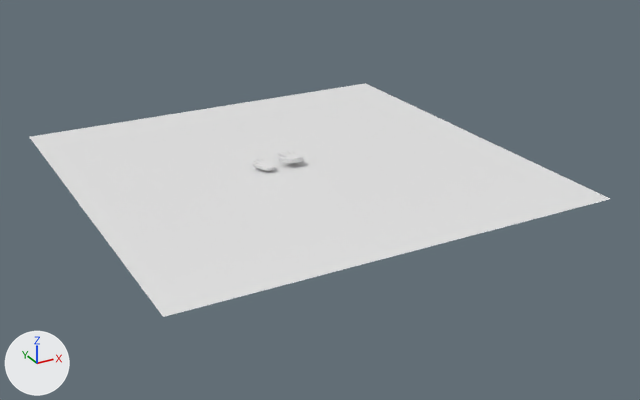
What one commit did to the Blender file hand.blend.
The view is the same before and after, from a 50 mm camera at (-50.9, -99.7, 43.1) aimed at (2.2, -3.0, -5.2). Every picture has the same lights, and +X, +Y and +Z are marked at lower left.

The first picture shows '平面', '平面.001', '平面.002'.
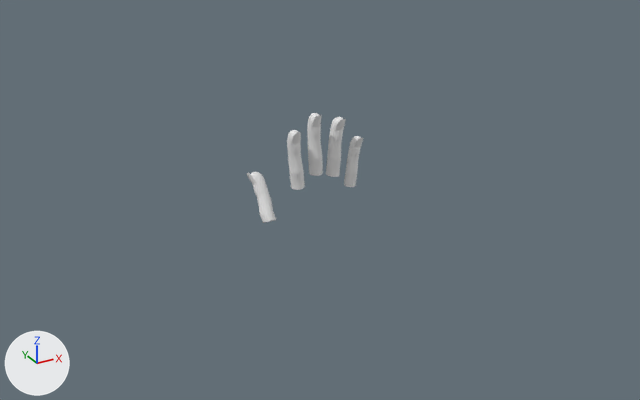
Commit message: hand update 1

Boxes (x1, y1, x2, y2) around the edits, measured in the pictures (640 x 400 px):
'平面.002', hidden
    before: (30, 83, 610, 317)
'平面', moved, rescaled (409% wider, 693% taller)
    before: (252, 158, 274, 171)
    after: (247, 113, 363, 223)
'平面.001', hidden
    before: (278, 150, 303, 163)

Diff of the bpy script that builds the scene:
```diff
--- a/hand.blend.py
+++ b/hand.blend.py
@@ ob_平面 @@
 ob_平面 = bpy.data.objects.new('平面', me_平面)
-ob_平面.location = (-4.0, 0.4, 0.0)
-ob_平面.scale = (0.782, 0.681, 1.0)
+ob_平面.location = (0.0, 0.0, 0.0)
+ob_平面.scale = (1.0, 2.0, 2.0)
@@ ob_平面_001 @@
 ob_平面_001.location = (0.0, 0.0, 0.0)
+ob_平面_001.hide_set(True)
@@ ob_平面_002 @@
 ob_平面_002.scale = (29.0, 29.0, 29.0)
+ob_平面_002.hide_set(True)
```
